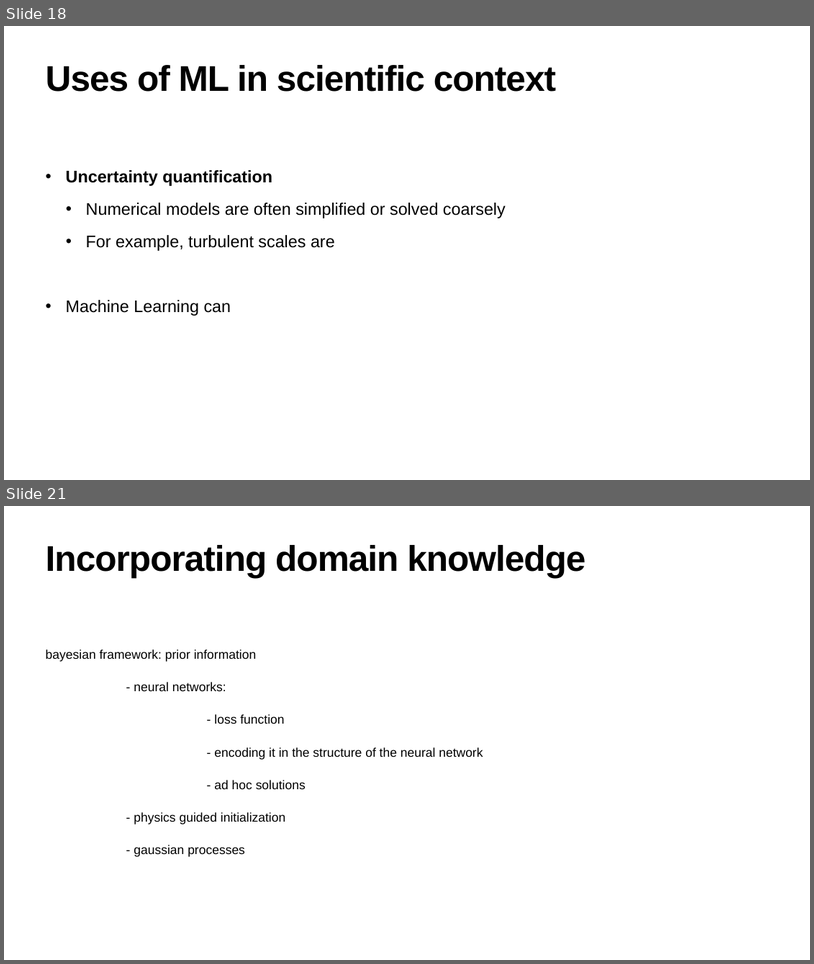
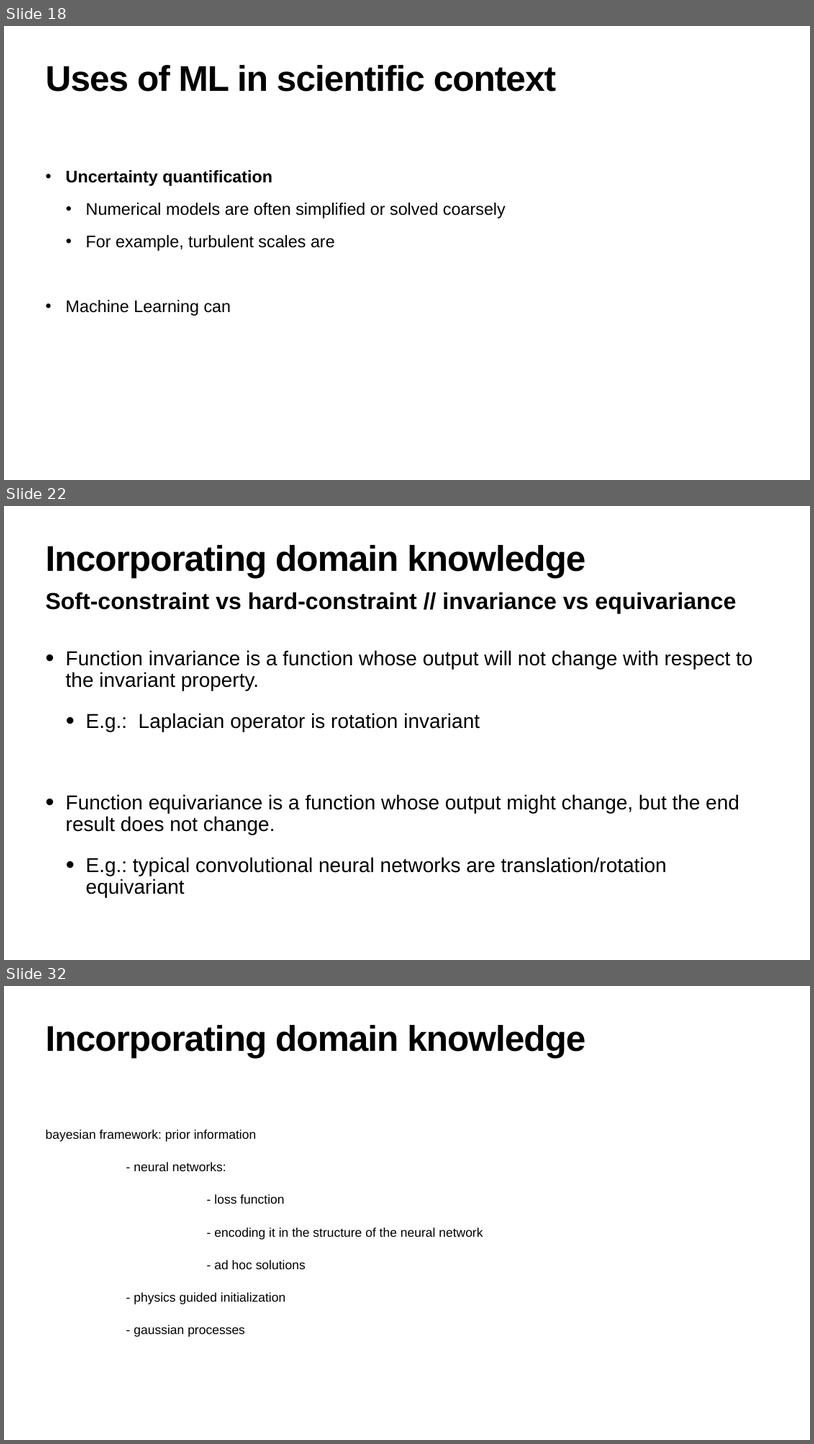
Before and after one commit to hanveiga/amld-2021-repML, a slide deck: slides/workshop skeleton.pptx. Shown one above the other, each under a label of ours: slides 18 and 21 before the commit, slides 18, 22 and 32 after it; the slides between them are not shown. The pictures are 814x964 and 814x1444 pixels, drawn with LibreOffice and Linux fonts; fonts in the diff are those of the drawing. Boxes give left, top, right and bottom in pixels: in the first picture for what was removed or moved away, otherwise in the second. Text is boxed around its words. In the diff, an @@ line names an element or a change of style, - is before the commit and + after.

```diff
--- a/slides/workshop skeleton.pptx
+++ b/slides/workshop skeleton.pptx
@@ slide 22 added at <box>4,506,810,960</box>, background #FFFFFF @@
@@ title added at <box>46,545,586,577</box>, 85 pt, text #000000, bold @@
+Incorporating domain knowledge
@@ text added at <box>46,592,736,613</box>, 55 pt, text #000000, bold @@
+Soft-constraint vs hard-constraint // invariance vs equivariance
@@ text added at <box>66,650,753,897</box>, 48 pt, text #000000 @@
+• Function invariance is a function whose output will not change with respect to the invariant property.
+  • E.g.: Laplacian operator is rotation invariant
+• Function equivariance is a function whose output might change, but the end result does not change.
+  • E.g.: typical convolutional neural networks are translation/rotation equivariant
@@ what was slide 21 is now slide 32 @@
```
Also in this commit, not shown: 2 slides changed, 10 other slides added.
